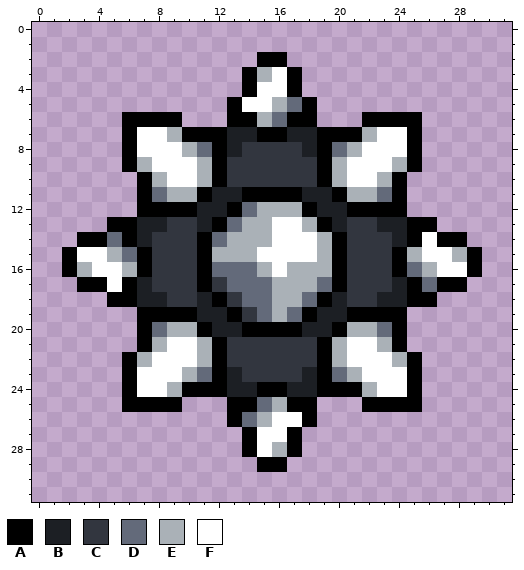
Pixel-art sprite, stored at MightyTower.gmx/sprites/images/sprFlail_1.png. The first picture shows the starting point.
The file is 32x32 pixels.
Palette (. is transparent): A #000000  B #1c1f24  C #32363f  D #636a7a  E #aab1b7  F #ffffff
And afterwards:
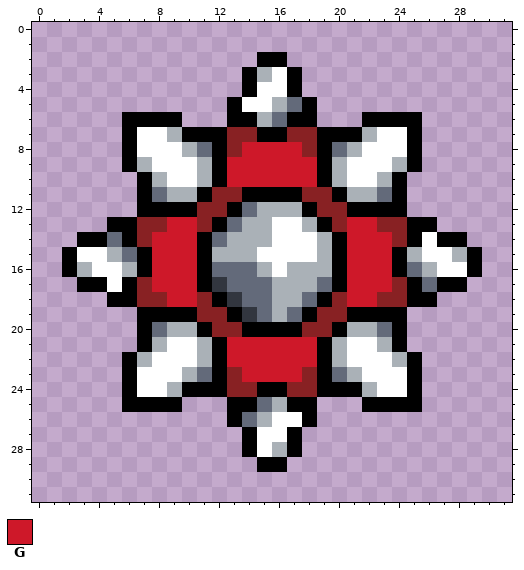
Colours new in this view: G #ce1829
Diff:
@@ palette @@
-B #1c1f24
+B #882123
@@ x 6..25 @@
  7 AFFEAAABBAABBAAAEFFA
- 8 AFFFEDABCCCCBADEFFFA
- 9 AEFFFEACCCCCCAEFFFEA
-10 .AEFFEACCCCCCAEFFEA.
+ 8 AFFFEDABGGGGBADEFFFA
+ 9 AEFFFEAGGGGGGAEFFFEA
+10 .AEFFEAGGGGGGAEFFEA.
 11 .ADEEABBAAAABBAEEDA.
 12 .AAAABBADEEEABBAAAA.
-13 ABBCCBADEEFFEABCCBBA
-14 ABCCCADEEEFFFEACCCBA
-15 DACCCAEEEFFFFEACCCAE
-16 EACCCADDDEFEEEACCCAD
-17 ABCCCACDDDEEEDACCCBA
-18 ABBCCBACDDEEDABCCBBA
+13 ABBGGBADEEFFEABGGBBA
+14 ABGGGADEEEFFFEAGGGBA
+15 DAGGGAEEEFFFFEAGGGAE
+16 EAGGGADDDEFEEEAGGGAD
+17 ABGGGACDDDEEEDAGGGBA
+18 ABBGGBACDDEEDABGGBBA
 19 .AAAABBACDEDABBAAAA.
 20 .ADEEABBAAAABBAEEDA.
-21 .AEFFEACCCCCCAEFFEA.
-22 AEFFFEACCCCCCAEFFFEA
-23 AFFFEDABCCCCBADEFFFA
+21 .AEFFEAGGGGGGAEFFEA.
+22 AEFFFEAGGGGGGAEFFFEA
+23 AFFFEDABGGGGBADEFFFA
 24 AFFEAAABBAABBAAAEFFA
Where, in picture pixels (left, top, right, bottom), the same in both pictures:
changed: (137, 127, 407, 397)
